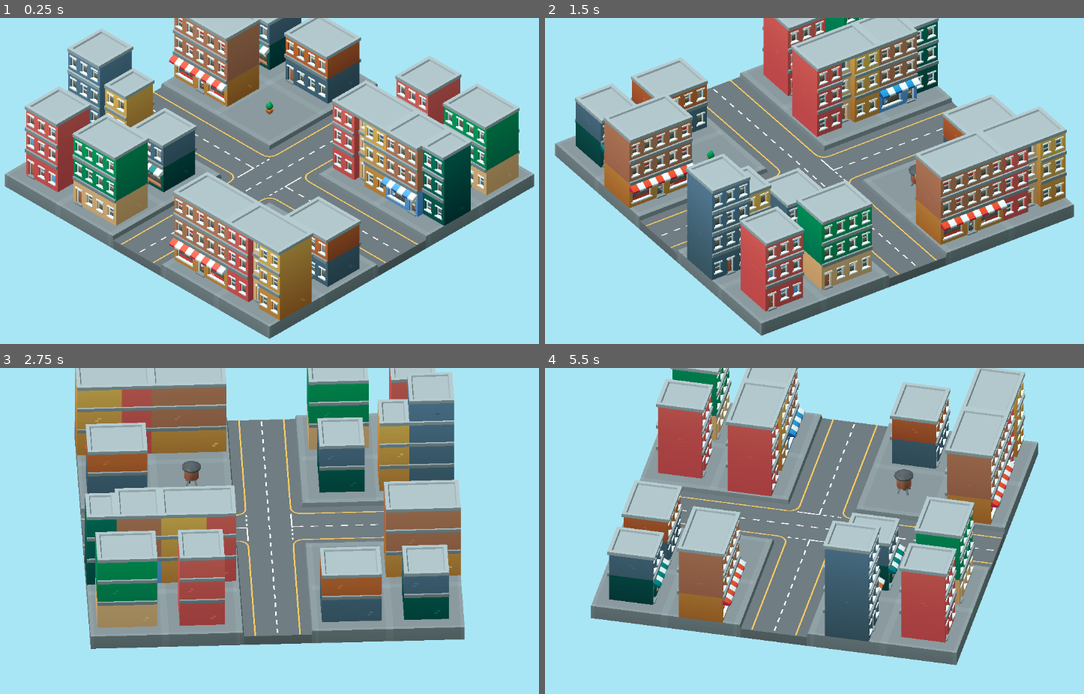
Above: before the commit, frames 1-4 (two rows, left to right).
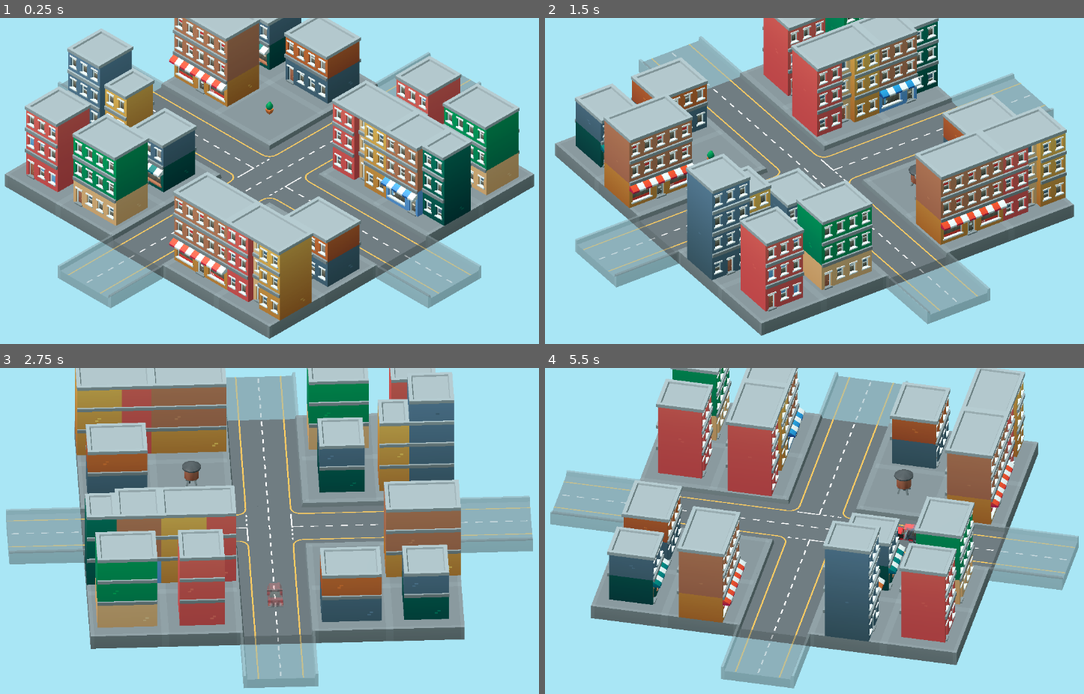
Above: after the commit, the same moments.

Repository: amkamz/timestabletradies
Game: Godot game, scene res://scenes/city/city_editor.tscn
Two runs of this game, one before a commit and one after it. Both use one fixed random seed, a clock stepped at 60 frames per second and the inputs below.
Inputs (mouse positions are in pixels of both pictures, inside the frame that each line leads up to):
- Up to frame 1 (0.25 s): no input
- Up to frame 2 (1.5 s): tap Enter at 0.5 s; move the mouse to (943, 167) at 0.52 s; click (943, 167) at 0.67 s; tap Space at 1.25 s; drag from (695, 203) to (782, 252) at 1.27 s
- Up to frame 3 (2.75 s): move the mouse to (328, 462) at 2.02 s; click (328, 462) at 2.17 s
- Up to frame 4 (5.5 s): drag from (782, 602) to (636, 485) at 2.77 s; move the mouse to (992, 586) at 3.52 s; click (992, 586) at 3.67 s; drag from (636, 485) to (722, 452) at 4.27 s; move the mouse to (846, 537) at 5.02 s; click (846, 537) at 5.17 s

The runs differ from the first frame. In frame 1, 5.1% of the frame differs, in the area x 10-90%, y 10-89%; in frame 2, 6.8%; in frame 3, 8.4%; in frame 4, 8.5%, in the area x 0-100%, y 1-99%.

Commit message:
Put the city on the home screen, and traffic on its roads
**The city is on the Site screen**, where the dotted house placeholder was, and
the dotted TRADIE box is gone. It is tier 1 from the rescope: the engine draws,
and the Box around it carries the label and the tap, so the screen keeps the
accessibility tree it had when this was a rectangle. The screen takes a `city`
slot rather than a dependency, so it still previews and still renders without an
engine.

A fragment cannot be reparented, so moving between the Site tile and the full
editor removes the old one and adds a new one. The *engine* survives that — it
is a process singleton and rebuilds its render view against the new surface.

**Traffic.** `RoadNetwork` turns the grid into a graph and is pure: handed a
grid and a manifest, it produces edges, exits and routes, and owns no node —
which is what lets all of it be tested headlessly. Two roads only join when
*both* declare the shared edge, so a straight beside a corner that turns away is
a dead end rather than a way through kerbs.

Cars wander rather than take the shortest path, because a car crossing a child's
town should look like it is going somewhere, not like it is solving it. Every
route is bounded by a step limit — a ring of corners is drivable forever and
there is a test that it still terminates.

**Ghost roads.** One tile past every exit, fading with distance, and cars fade
in and out along it. Without them a car is at full opacity the instant before it
vanishes, which reads as a glitch rather than as something leaving. Materials
are duplicated before being faded; the glTF shares them between instances, so
fading one ghost tile would otherwise fade every road in the town.

`--capture <path> [seconds]` now takes an optional wait, because anything that
moves is invisible in a frame taken at startup.

**Not done, and why:**

- **NPCs are blocked on assets, not code.** KayKit City Builder Bits ships
  buildings, roads, props and cars — no people. A character pack is needed
  before anyone can walk anywhere.
- **The city's surface is opaque.** It ought to be transparent so the town sits
  in the painted landscape. `per_pixel_transparency/allowed` flips the engine's
  own flag — the log goes from false to true — and the result on a device is a
  solid black rectangle either way, because the SurfaceView goes translucent and
  then composites against black. The finding is written into `project.godot` so
  the next attempt starts from it rather than from the flag.

307 Godot checks. Verified on the device: city on the home screen, two cars
driving, ghost roads at the edges.

Co-Authored-By: Claude Opus 5 <noreply@anthropic.com>

Diff:
--- a/godot/project.godot
+++ b/godot/project.godot
@@ -17,6 +17,20 @@
 run/main_scene="res://scenes/city/city_editor.tscn"
 
 [display]
+
+; NOT enabled, and here is what happens if you turn it on.
+;
+; The city sits inside a painted landscape on the Site screen, so its surface
+; ought to be transparent. Setting `window/per_pixel_transparency/allowed=true`
+; does flip the engine's own flag — the log goes from "Render view should be
+; transparent: false" to "true" — but the result on a device is a **solid black
+; rectangle**, whether the environment clears to a colour or to zero alpha. The
+; SurfaceView goes translucent and then composites against black rather than
+; against the Compose content behind it.
+;
+; The rest of that fix is the surface's pixel format and z-order, which is a
+; real change rather than a flag. Until then the city clears to Toolbox Pop's
+; sky, which blends with the screen's own sky well enough to live with.
 
 ; The engine calls setRequestedOrientation on the host activity when it starts,
 ; and its handheld default is landscape — so embedding it rotated the whole app,
--- a/godot/scripts/city/city_editor.gd
+++ b/godot/scripts/city/city_editor.gd
@@ -18,9 +18,11 @@
 const SampleCityScript = preload("res://scripts/city/sample_city.gd")
 const CityGridScript = preload("res://scripts/city/city_grid.gd")
 const BridgeScript = preload("res://bridge/city_bridge.gd")
+const TrafficScript = preload("res://scripts/city/traffic.gd")
 
 var view: Node3D
 var rig: Node3D
+var traffic: Node3D
 var bridge = BridgeScript.new()
 
 var _dragging := false
@@ -48,6 +50,11 @@
 	# screenshot-testable without a device attached.
 	view.grid = SampleCityScript.build()
 	view.render()
+
+	traffic = TrafficScript.new()
+	traffic.name = "Traffic"
+	add_child(traffic)
+	traffic.rebuild(view)
 
 	_build_camera()
 
@@ -86,6 +93,7 @@
 
 	view.grid = grid
 	view.render()
+	traffic.rebuild(view)
 	rig.frame_grid(grid.size, view.manifest.cell_size)
 
 
@@ -97,6 +105,14 @@
 	env.background_mode = Environment.BG_COLOR
 	# Toolbox Pop's sky, so the city sits on the app's own paper rather than on
 	# the engine's default grey.
+	#
+	# **This should be transparent and is not, yet.** On the Site screen the city
+	# sits in a painted landscape and an opaque background puts a rectangle over
+	# it. `per_pixel_transparency/allowed` is on and the engine now logs "Render
+	# view should be transparent: true" — but clearing to a zero-alpha colour
+	# renders solid black, so the surface is not actually compositing alpha. The
+	# remaining half is the SurfaceView's own pixel format and z-order, which is
+	# a bigger change than a flat colour is worth today.
 	env.background_color = Color("a9e6f5")
 	env.ambient_light_source = Environment.AMBIENT_SOURCE_COLOR
 	env.ambient_light_color = Color("d8f3ee")
@@ -317,6 +333,16 @@
 		return
 
 	var path: String = args[index + 1]
+
+	# An optional wait, in seconds, before the shot. Anything that moves —
+	# traffic, people — is invisible in a frame taken at startup, because it has
+	# not spawned yet. `--capture out.png 5` is how you photograph it.
+	var wait := 0.0
+	if index + 2 < args.size():
+		wait = args[index + 2].to_float()
+	if wait > 0.0:
+		await get_tree().create_timer(wait).timeout
+
 	await RenderingServer.frame_post_draw
 	# A second frame: the first can land before the glTF instances have had
 	# their transforms applied, which produces a screenshot of an empty plane
--- a/godot/scripts/city/city_view.gd
+++ b/godot/scripts/city/city_view.gd
@@ -64,6 +64,23 @@
 
 	var scene: PackedScene = load(path)
 	_mesh_cache[key] = scene
+	return scene
+
+
+## A vehicle from the manifest's `vehicles` section.
+func _load_vehicle(key: String) -> PackedScene:
+	var cache_key := "vehicle:" + key
+	if _mesh_cache.has(cache_key):
+		return _mesh_cache[cache_key]
+
+	var path: String = manifest.vehicle_mesh_path(key)
+	var scene: PackedScene = null
+	if not path.is_empty() and ResourceLoader.exists(path):
+		scene = load(path)
+	else:
+		push_warning("CityView: no vehicle mesh for '%s'" % key)
+
+	_mesh_cache[cache_key] = scene
 	return scene
 
 
--- /dev/null
+++ b/godot/scripts/city/road_network.gd
@@ -0,0 +1,114 @@
+class_name RoadNetwork
+extends RefCounted
+
+## Where cars can go, worked out from the grid.
+##
+## Pure: it is handed the grid and the manifest and produces a graph. Nothing
+## here draws, moves or owns a node, which is what lets the whole of traffic be
+## reasoned about — and tested — without a scene.
+##
+## Connections come from the manifest rather than from filenames or geometry
+## (see `city_manifest.gd`), so a road shape nobody has thought of yet joins the
+## network the moment it declares which edges it connects.
+
+const OPPOSITE := { "n": "s", "s": "n", "e": "w", "w": "e" }
+const STEP := {
+	"n": Vector2i(0, -1),
+	"s": Vector2i(0, 1),
+	"e": Vector2i(1, 0),
+	"w": Vector2i(-1, 0),
+}
+
+## cell -> Array of edge names this cell's road connects at
+var _edges: Dictionary = {}
+
+## Cells whose road runs off the edge of the grid, as { cell, edge }.
+##
+## These are where traffic comes from and goes to. A road that stops dead at the
+## boundary would mean cars appearing and vanishing in the middle of nowhere.
+var exits: Array = []
+
+
+func build(grid, manifest) -> void:
+	_edges.clear()
+	exits.clear()
+
+	for x in range(grid.size):
+		for z in range(grid.size):
+			var cell := Vector2i(x, z)
+			var placement = grid.placement_at(cell)
+			if placement == null:
+				continue
+			if manifest.category_of(str(placement["key"])) != "road":
+				continue
+
+			var edges: Array = manifest.connections_of(
+				str(placement["key"]), int(placement["rot"])
+			)
+			_edges[cell] = edges
+
+			for edge in edges:
+				if not grid.in_bounds(cell + STEP[edge]):
+					exits.append({ "cell": cell, "edge": edge })
+
+
+func is_road(cell: Vector2i) -> bool:
+	return _edges.has(cell)
+
+
+func edges_at(cell: Vector2i) -> Array:
+	return _edges.get(cell, [])
+
+
+## Where a car at [param cell] can drive, given the way it came in.
+##
+## Two roads only join if **both** declare the shared edge. A straight road
+## beside a corner that turns away from it is not a junction, and treating it as
+## one sends cars through kerbs.
+func exits_from(cell: Vector2i, arrived_from: String = "") -> Array:
+	var out: Array = []
+	for edge in edges_at(cell):
+		if edge == arrived_from:
+			continue
+		var neighbour: Vector2i = cell + STEP[edge]
+		if _edges.has(neighbour) and _edges[neighbour].has(OPPOSITE[edge]):
+			out.append(edge)
+		elif not _edges.has(neighbour):
+			# Off the grid. Only a real exit if there is nothing there at all —
+			# a road pointing at a building is a dead end, not a way out.
+			out.append(edge)
+	return out
+
+
+## A route through the network from one edge of the grid to another.
+##
+## Wandering rather than shortest-path: a car crossing a child's town should
+## look like it is going somewhere, not like it is solving it. Returns an empty
+## array when there is nowhere to go, which is the normal case for a town with
+## one road tile in it.
+func route_from(entry: Dictionary, max_steps: int, rng: RandomNumberGenerator) -> Array:
+	var cell: Vector2i = entry["cell"]
+	if not is_road(cell):
+		return []
+
+	var route: Array = [cell]
+	var arrived_from: String = entry["edge"]
+
+	for _step in range(max_steps):
+		var options := exits_from(cell, arrived_from)
+		if options.is_empty():
+			break
+
+		var edge: String = options[rng.randi_range(0, options.size() - 1)]
+		var next: Vector2i = cell + STEP[edge]
+		route.append(next)
+
+		if not is_road(next):
+			# Drove off the edge. That is the end of the trip, and the point
+			# the car fades out at.
+			break
+
+		cell = next
+		arrived_from = OPPOSITE[edge]
+
+	return route
--- /dev/null
+++ b/godot/scripts/city/traffic.gd
@@ -0,0 +1,204 @@
+class_name Traffic
+extends Node3D
+
+## Cars, and the ghost roads they arrive on.
+##
+## A car drives a route from [RoadNetwork], fading in as it enters and out as it
+## leaves. It never pops: the last leg of every route runs off the grid onto a
+## ghost tile, so a car is always at its faintest when it disappears.
+##
+## Deliberately not physics, not navigation meshes, not steering. The roads are
+## a grid graph and a car is a point moving along it — anything cleverer would
+## cost frames on a low-end tablet and look no different at this scale.
+
+const RoadNetworkScript = preload("res://scripts/city/road_network.gd")
+
+## How many cars are alive at once.
+##
+## Small on purpose. This is scenery on a child's home screen, not a city
+## simulator, and a low-end tablet is drawing the whole town behind it.
+const MAX_CARS := 4
+
+const SPEED := 2.2
+const SECONDS_BETWEEN_SPAWNS := 2.5
+
+## How far past the edge a ghost road reaches, in cells.
+const GHOST_TILES := 1
+
+var view: Node3D
+var network = RoadNetworkScript.new()
+
+var _ghost_root: Node3D
+var _car_root: Node3D
+var _cars: Array = []
+var _since_spawn := 0.0
+var _rng := RandomNumberGenerator.new()
+
+
+func _ready() -> void:
+	_rng.randomize()
+
+	_ghost_root = Node3D.new()
+	_ghost_root.name = "GhostRoads"
+	add_child(_ghost_root)
+
+	_car_root = Node3D.new()
+	_car_root.name = "Cars"
+	add_child(_car_root)
+
+
+## Rebuild for a new city. Called whenever the shell sends one.
+func rebuild(city_view: Node3D) -> void:
+	view = city_view
+	network.build(view.grid, view.manifest)
+
+	for car in _cars:
+		car["node"].queue_free()
+	_cars.clear()
+
+	_render_ghost_roads()
+
+
+## One tile of road past every exit, fading out as it goes.
+##
+## Without them a car is at full opacity the instant before it vanishes, which
+## reads as a glitch rather than as something leaving. The ghost is also the
+## honest picture of what the town is: a few streets that clearly continue
+## somewhere the child has not built yet.
+func _render_ghost_roads() -> void:
+	for child in _ghost_root.get_children():
+		child.queue_free()
+
+	var scene: PackedScene = view._load_mesh("road_straight")
+	if scene == null:
+		return
+
+	for exit in network.exits:
+		var step: Vector2i = RoadNetworkScript.STEP[exit["edge"]]
+		for distance in range(1, GHOST_TILES + 1):
+			var cell: Vector2i = exit["cell"] + step * distance
+			var tile: Node3D = scene.instantiate()
+			tile.position = view.world_position(cell)
+			tile.scale = Vector3(
+				1.0,
+				view.TILE_HEIGHT / view.PACK_BASE_THICKNESS,
+				1.0,
+			)
+			# A road running east-west is the same tile turned a quarter, so the
+			# ghost has to match the road it continues or the markings jump.
+			if exit["edge"] == "e" or exit["edge"] == "w":
+				tile.rotation.y = deg_to_rad(-90.0)
+
+			_fade(tile, 1.0 - float(distance) / float(GHOST_TILES + 1))
+			_ghost_root.add_child(tile)
+
+
+## Make a whole instantiated mesh translucent.
+##
+## Materials come out of the glTF shared between every instance of that mesh, so
+## they are duplicated before being touched — otherwise fading one ghost tile
+## fades every road in the town.
+func _fade(node: Node, alpha: float) -> void:
+	if node is MeshInstance3D:
+		var mesh_instance := node as MeshInstance3D
+		for surface in range(mesh_instance.get_surface_override_material_count()):
+			var source: Material = mesh_instance.mesh.surface_get_material(surface)
+			if source == null:
+				continue
+			var material: StandardMaterial3D = source.duplicate()
+			material.transparency = BaseMaterial3D.TRANSPARENCY_ALPHA
+			material.albedo_color.a = alpha
+			mesh_instance.set_surface_override_material(surface, material)
+
+	for child in node.get_children():
+		_fade(child, alpha)
+
+
+func _process(delta: float) -> void:
+	if view == null:
+		return
+
+	_since_spawn += delta
+	if _since_spawn >= SECONDS_BETWEEN_SPAWNS and _cars.size() < MAX_CARS:
+		_since_spawn = 0.0
+		_spawn()
+
+	_advance(delta)
+
+
+func _spawn() -> void:
+	# Prefer a real entrance. A town whose roads never reach an edge still gets
+	# traffic — it just starts on a road rather than driving in from off-screen.
+	var entry: Dictionary
+	if not network.exits.is_empty():
+		entry = network.exits[_rng.randi_range(0, network.exits.size() - 1)]
+	else:
+		var roads: Array = []
+		for x in range(view.grid.size):
+			for z in range(view.grid.size):
+				if network.is_road(Vector2i(x, z)):
+					roads.append(Vector2i(x, z))
+		if roads.is_empty():
+			return
+		entry = { "cell": roads[_rng.randi_range(0, roads.size() - 1)], "edge": "n" }
+
+	var route: Array = network.route_from(entry, 24, _rng)
+	if route.size() < 2:
+		return
+
+	var key: String = ["car_sedan", "car_hatchback", "car_taxi", "car_stationwagon"][
+		_rng.randi_range(0, 3)
+	]
+	var scene: PackedScene = view._load_vehicle(key)
+	if scene == null:
+		return
+
+	var node: Node3D = scene.instantiate()
+	node.position = _point(route[0])
+	_car_root.add_child(node)
+
+	_cars.append({ "node": node, "route": route, "leg": 0, "t": 0.0 })
+
+
+func _point(cell: Vector2i) -> Vector3:
+	var point: Vector3 = view.world_position(cell)
+	point.y = view.TILE_HEIGHT
+	return point
+
+
+func _advance(delta: float) -> void:
+	var finished: Array = []
+
+	for car in _cars:
+		var route: Array = car["route"]
+		var from := _point(route[car["leg"]])
+		var to := _point(route[car["leg"] + 1])
+
+		var length := from.distance_to(to)
+		car["t"] += (delta * SPEED) / maxf(length, 0.001)
+
+		if car["t"] >= 1.0:
+			car["t"] = 0.0
+			car["leg"] += 1
+			if car["leg"] >= route.size() - 1:
+				finished.append(car)
+				continue
+			from = _point(route[car["leg"]])
+			to = _point(route[car["leg"] + 1])
+
+		var node: Node3D = car["node"]
+		node.position = from.lerp(to, car["t"])
+		node.look_at(to, Vector3.UP)
+
+		# Fade in over the first leg and out over the last, so a car is always
+		# faintest at the moment it appears or disappears.
+		var alpha := 1.0
+		if car["leg"] == 0:
+			alpha = car["t"]
+		elif car["leg"] == route.size() - 2:
+			alpha = 1.0 - car["t"]
+		_fade(node, clampf(alpha, 0.0, 1.0))
+
+	for car in finished:
+		car["node"].queue_free()
+		_cars.erase(car)
--- a/godot/tests/run_tests.gd
+++ b/godot/tests/run_tests.gd
@@ -9,6 +9,7 @@
 const SUITES := [
 	"res://tests/test_city_grid.gd",
 	"res://tests/test_iso_camera.gd",
+	"res://tests/test_road_network.gd",
 ]
 
 
--- /dev/null
+++ b/godot/tests/test_road_network.gd
@@ -0,0 +1,145 @@
+extends "res://tests/test_case.gd"
+
+const CityGrid = preload("res://scripts/city/city_grid.gd")
+const RoadNetwork = preload("res://scripts/city/road_network.gd")
+
+const ONE := Vector2i(1, 1)
+
+
+## A stand-in for the manifest: enough of its interface for the network, and
+## none of its file loading. The real one reads `assets/manifest.json`, which a
+## headless test has no business depending on.
+class FakeManifest:
+	extends RefCounted
+
+	const EDGES := ["n", "e", "s", "w"]
+
+	var declared := {
+		"road_straight": ["n", "s"],
+		"road_corner": ["n", "e"],
+		"road_junction": ["n", "e", "s", "w"],
+		"road_tsplit": ["n", "e", "s"],
+	}
+
+	func category_of(key: String) -> String:
+		return "road" if key.begins_with("road") else "building"
+
+	func connections_of(key: String, rotation_steps: int) -> Array:
+		var out: Array = []
+		for edge in declared.get(key, []):
+			var index: int = EDGES.find(edge)
+			out.append(EDGES[(index + rotation_steps) % EDGES.size()])
+		return out
+
+
+func _network(pieces: Array, size := 5):
+	var grid = CityGrid.new()
+	grid.grow_to(size)
+	for piece in pieces:
+		grid.place(piece[0], piece[1], ONE, piece[2])
+
+	var network = RoadNetwork.new()
+	network.build(grid, FakeManifest.new())
+	return network
+
+
+func test_an_empty_town_has_no_roads_and_no_exits() -> void:
+	var network = _network([])
+	check_eq(network.exits.size(), 0, "nowhere to come from")
+	check_false(network.is_road(Vector2i(0, 0)), "no road anywhere")
+
+
+func test_a_road_to_the_edge_becomes_an_exit() -> void:
+	# A north-south road on the top row. Only its *north* end leaves the grid —
+	# the south end runs into an empty square that is still inside the town, and
+	# an exit means "off the edge", not "nowhere to go".
+	var network = _network([["road_straight", Vector2i(2, 0), 0]])
+	check_eq(network.exits.size(), 1, "one end leaves the grid")
+	check_eq(network.exits[0]["edge"], "n", "and it is the northern one")
+	check_eq(network.exits[0]["cell"], Vector2i(2, 0), "from the cell that touches the edge")
+
+
+func test_a_road_spanning_the_town_leaves_at_both_ends() -> void:
+	var pieces: Array = []
+	for z in range(5):
+		pieces.append(["road_straight", Vector2i(2, z), 0])
+
+	var network = _network(pieces)
+	check_eq(network.exits.size(), 2, "top and bottom")
+
+
+func test_buildings_are_not_road() -> void:
+	var network = _network([["building_A", Vector2i(2, 2), 0]])
+	check_false(network.is_road(Vector2i(2, 2)), "a building is not drivable")
+
+
+func test_two_roads_only_join_when_both_agree() -> void:
+	# A straight road running north-south, and a corner beside it that connects
+	# north and east — so it does *not* reach back west toward the straight.
+	var network = _network([
+		["road_straight", Vector2i(2, 2), 0],
+		["road_corner", Vector2i(3, 2), 0],
+	])
+	var options := network.exits_from(Vector2i(2, 2))
+	check_false(options.has("e"), "a road may not enter a neighbour that faces away")
+
+
+func test_a_straight_run_is_drivable_end_to_end() -> void:
+	var network = _network([
+		["road_straight", Vector2i(2, 0), 0],
+		["road_straight", Vector2i(2, 1), 0],
+		["road_straight", Vector2i(2, 2), 0],
+	])
+	var middle := network.exits_from(Vector2i(2, 1))
+	check(middle.has("n"), "can carry on north")
+	check(middle.has("s"), "can carry on south")
+
+	var one_way := network.exits_from(Vector2i(2, 1), "n")
+	check_false(one_way.has("n"), "never turns straight back the way it came")
+
+
+func test_a_route_starts_at_its_entry_and_leaves_the_grid() -> void:
+	var network = _network([
+		["road_straight", Vector2i(2, 0), 0],
+		["road_straight", Vector2i(2, 1), 0],
+		["road_straight", Vector2i(2, 2), 0],
+		["road_straight", Vector2i(2, 3), 0],
+		["road_straight", Vector2i(2, 4), 0],
+	])
+	var rng := RandomNumberGenerator.new()
+	rng.seed = 1
+
+	var route: Array = network.route_from({ "cell": Vector2i(2, 0), "edge": "n" }, 20, rng)
+	check_eq(route[0], Vector2i(2, 0), "starts where it came in")
+	check(route.size() >= 2, "goes somewhere")
+	check_false(
+		network.is_road(route[route.size() - 1]),
+		"the last step is off the road, which is where it fades out",
+	)
+
+
+func test_a_route_terminates_even_on_a_loop() -> void:
+	# A ring of corners: every cell has somewhere to go, forever. The step limit
+	# is what stops a car driving in circles until the app is closed.
+	var network = _network([
+		["road_corner", Vector2i(1, 1), 1],
+		["road_corner", Vector2i(2, 1), 2],
+		["road_corner", Vector2i(2, 2), 3],
+		["road_corner", Vector2i(1, 2), 0],
+	])
+	var rng := RandomNumberGenerator.new()
+	rng.seed = 7
+
+	var route: Array = network.route_from({ "cell": Vector2i(1, 1), "edge": "n" }, 12, rng)
+	check(route.size() <= 13, "a loop is bounded by the step limit, not by luck")
+
+
+func test_a_lone_road_tile_still_gives_a_route_out() -> void:
+	# The starter city is one road. A child should still see a car cross it.
+	var network = _network([["road_straight", Vector2i(2, 2), 0]])
+	var rng := RandomNumberGenerator.new()
+	rng.seed = 3
+
+	check_eq(network.exits.size(), 0, "a road in the middle reaches no edge")
+	var route: Array = network.route_from({ "cell": Vector2i(2, 2), "edge": "n" }, 6, rng)
+	check(route.size() >= 2, "it can still be driven along and off")
Not shown, added: godot/scripts/city/road_network.gd.uid
Not shown, added: godot/scripts/city/traffic.gd.uid
Not shown, added: godot/tests/test_road_network.gd.uid
Not shown, changed: android/app/src/main/kotlin/com/timestabletradies/godot/GodotCity.kt
Not shown, changed: android/app/src/main/kotlin/com/timestabletradies/ui/TradiesApp.kt
Not shown, changed: android/app/src/main/kotlin/com/timestabletradies/ui/site/SiteHomeScreen.kt
